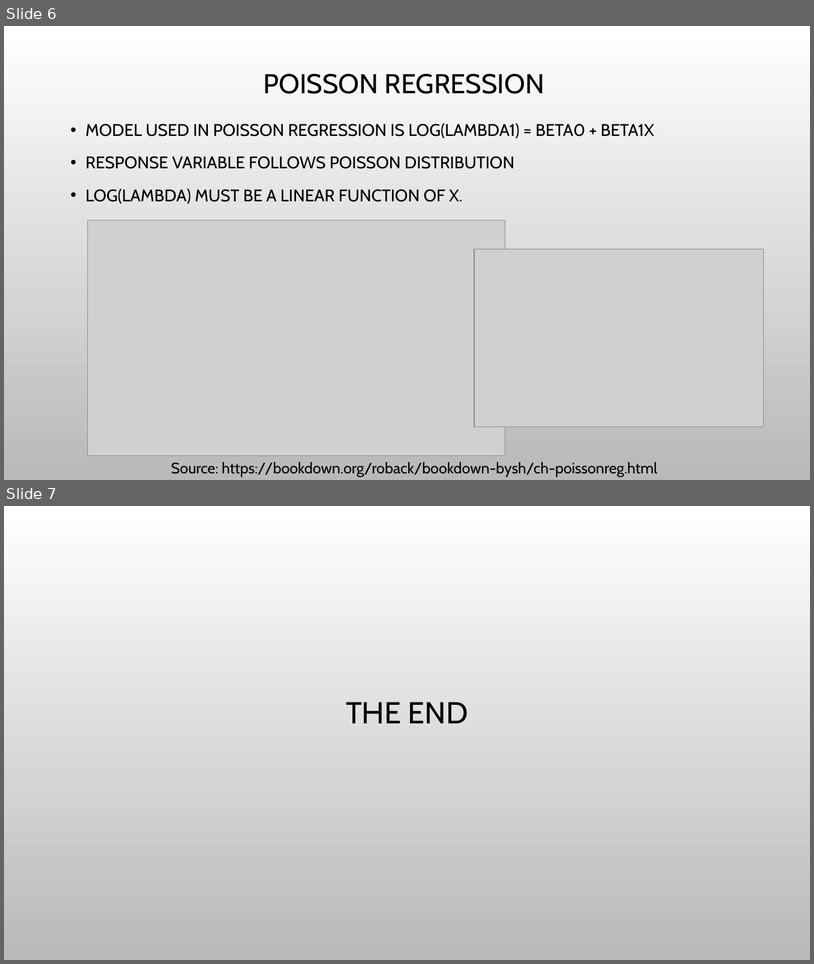
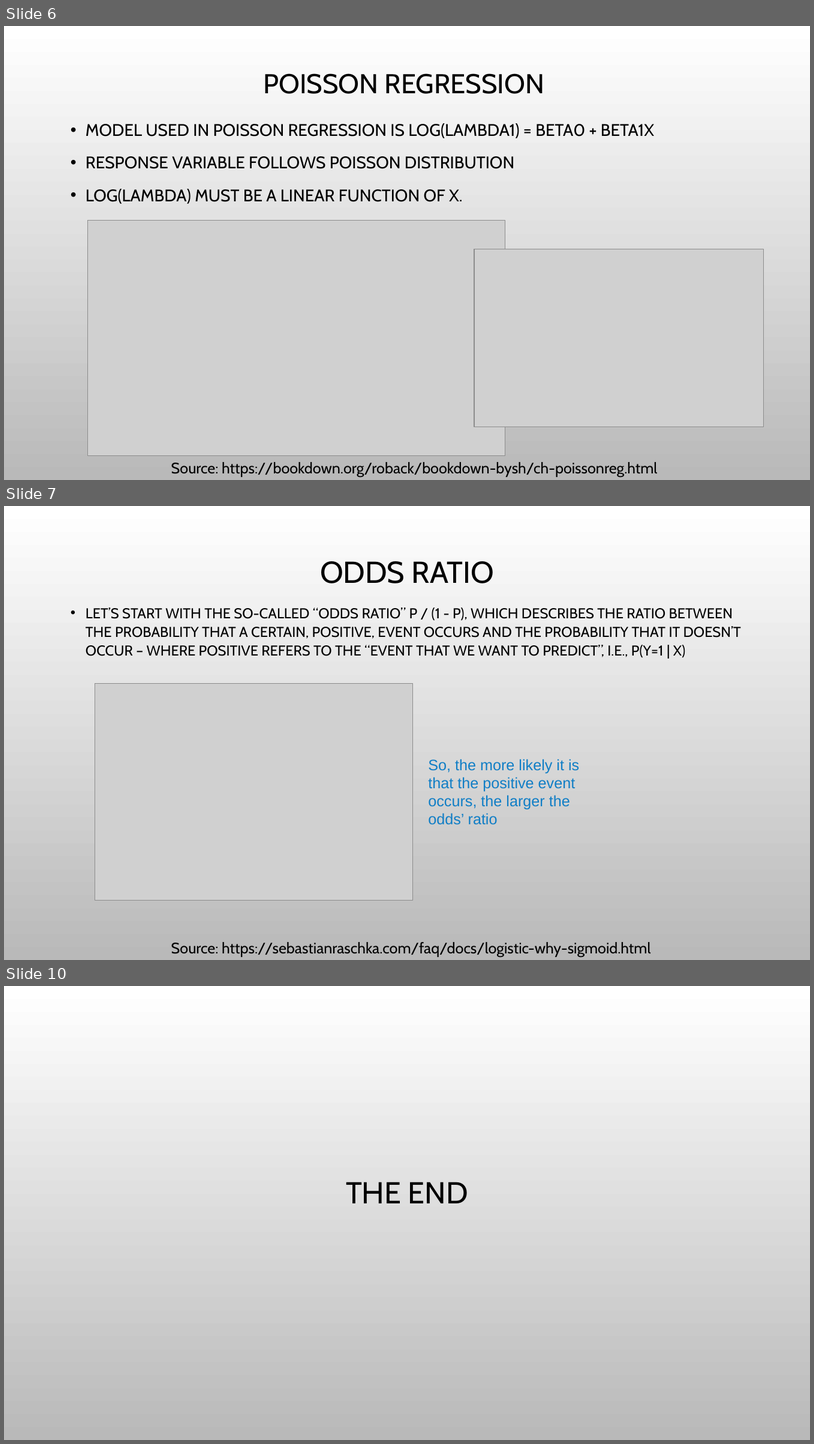
Before and after one commit to arunabh15091989/LighthouseLabs-LectureNotes, a slide deck: W5D2/Generalized linear models and logistic regression.pptx. Shown one above the other, each under a label of ours: slides 6 and 7 before the commit, slides 6, 7 and 10 after it; the slides between them are not shown. The pictures are 814x964 and 814x1444 pixels, drawn with LibreOffice and Linux fonts; fonts in the diff are those of the drawing; grey boxes stand for pictures; background and template pictures are left out. Boxes give left, top, right and bottom in pixels: in the first picture for what was removed or moved away, otherwise in the second. Text is boxed around its words. In the diff, an @@ line names an element or a change of style, - is before the commit and + after.

```diff
--- a/W5D2/Generalized linear models and logistic regression.pptx
+++ b/W5D2/Generalized linear models and logistic regression.pptx
@@ slide 7 added at <box>4,506,810,960</box>, background picture (left out) @@
@@ title added at <box>320,561,494,583</box>, 36 pt, text #000000 @@
+ODDS RATIO
@@ text added at <box>86,607,741,658</box>, 17 pt, text #000000 @@
+• LET’S START WITH THE SO-CALLED “ODDS RATIO” P / (1 - P), WHICH DESCRIBES THE RATIO BETWEEN THE PROBABILITY THAT A CERTAIN, POSITIVE, EVENT OCCURS AND THE PROBABILITY THAT IT DOESN’T OCCUR – WHERE POSITIVE REFERS TO THE “EVENT THAT WE WANT TO PREDICT”, I.E., P(Y=1 | X)
@@ picture added at <box>95,683,414,900</box> @@
@@ text added at <box>428,759,579,825</box>, 18 pt, text #107EC6 @@
+So, the more likely it is that the positive event occurs, the larger the odds’ ratio
@@ text added at <box>171,942,651,957</box>, 18 pt, text #000000 @@
+Source: https://sebastianraschka.com/faq/docs/logistic-why-sigmoid.html
@@ what was slide 7 is now slide 10 @@
```
Also in this commit, not shown: 2 other slides added, 2 other files.
